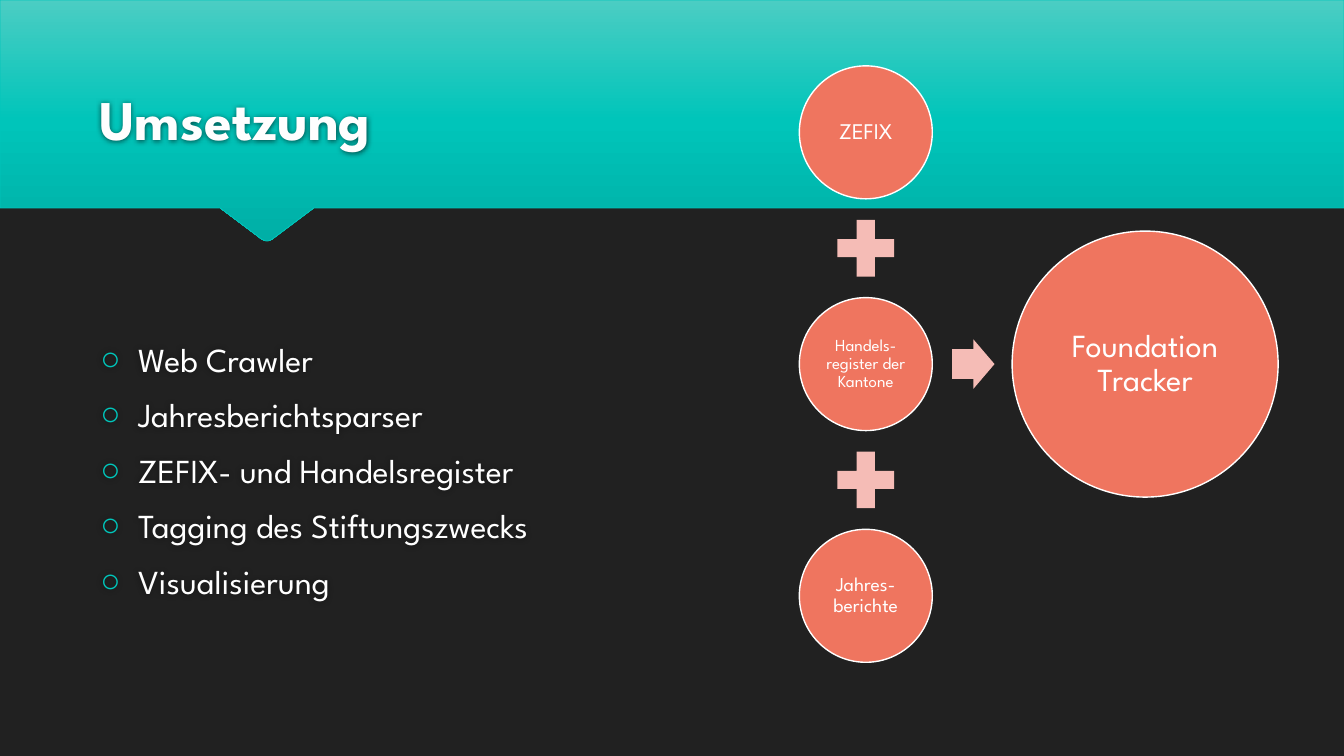
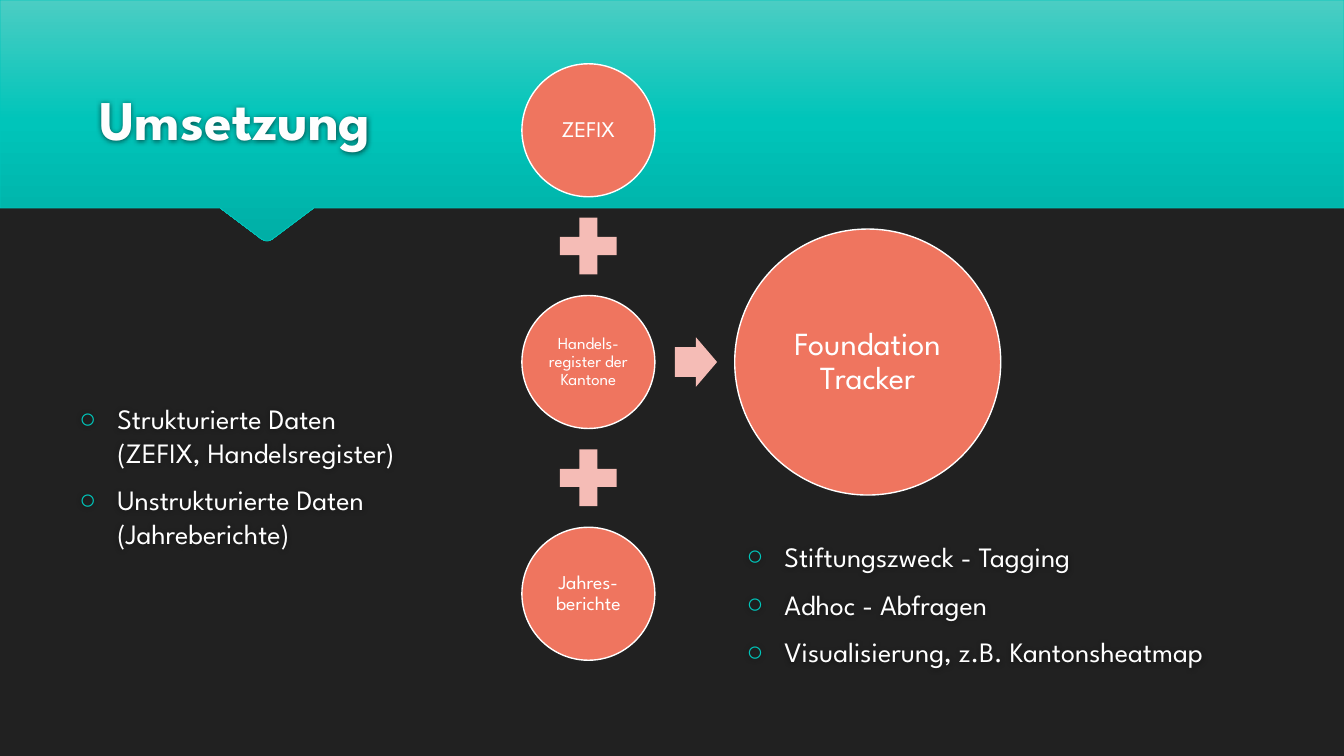
Before and after one commit to benwasd/baernhaeckt18, a slide deck: slide 4 of Foundation Tracker.pptx. Drawn at 1344x756 pixels with LibreOffice and Linux fonts; fonts in the diff are those of the drawing. Boxes give left, top, right and bottom in pixels: in the first picture for what was removed or moved away, otherwise in the second. Text is boxed around its words. In the diff, an @@ line names an element or a change of style, - is before the commit and + after.

```diff
--- a/Foundation Tracker.pptx
+++ b/Foundation Tracker.pptx
@@ ellipse: place and size @@
-ellipse at <box>800,297,933,431</box>
+ellipse at <box>735,229,1001,495</box>
@@ ellipse removed at <box>1012,231,1278,497</box> @@
@@ ellipse added at <box>522,295,655,429</box>, fill #EF755F, outline #FFFFFF 1 pt @@
@@ text "Handels-register der Kantone": place and size @@
-text "Handels-register der Kantone" at <box>826,339,905,387</box>
+text "Handels-register der Kantone" at <box>549,337,627,385</box>
@@ right arrow: place and size @@
-right arrow at <box>953,340,995,389</box>
+right arrow at <box>676,338,718,387</box>
@@ text at <box>117,409,395,550</box>: text changed; size 24 to 20 pt @@
-○ Web Crawler
-○ Jahresberichtsparser
-○ ZEFIX- und Handelsregister
-○ Tagging des Stiftungszwecks
-○ Visualisierung
+○ Strukturierte Daten
+  (ZEFIX, Handelsregister)
+○ Unstrukturierte Daten
+  (Jahreberichte)
@@ 3 texts, 2 ellipses, 2 plus signs: place and size @@
-3 texts, 2 ellipses, 2 plus signs at <box>800,66,1218,662</box>
+3 texts, 2 ellipses, 2 plus signs at <box>522,64,940,660</box>
@@ text added at <box>784,547,1203,668</box>, 20 pt, text #FFFFFF @@
+○ Stiftungszweck - Tagging
+○ Adhoc - Abfragen
+○ Visualisierung, z.B. Kantonsheatmap
```
Also in this commit, not shown: 3 other slides changed, 1 other file.
